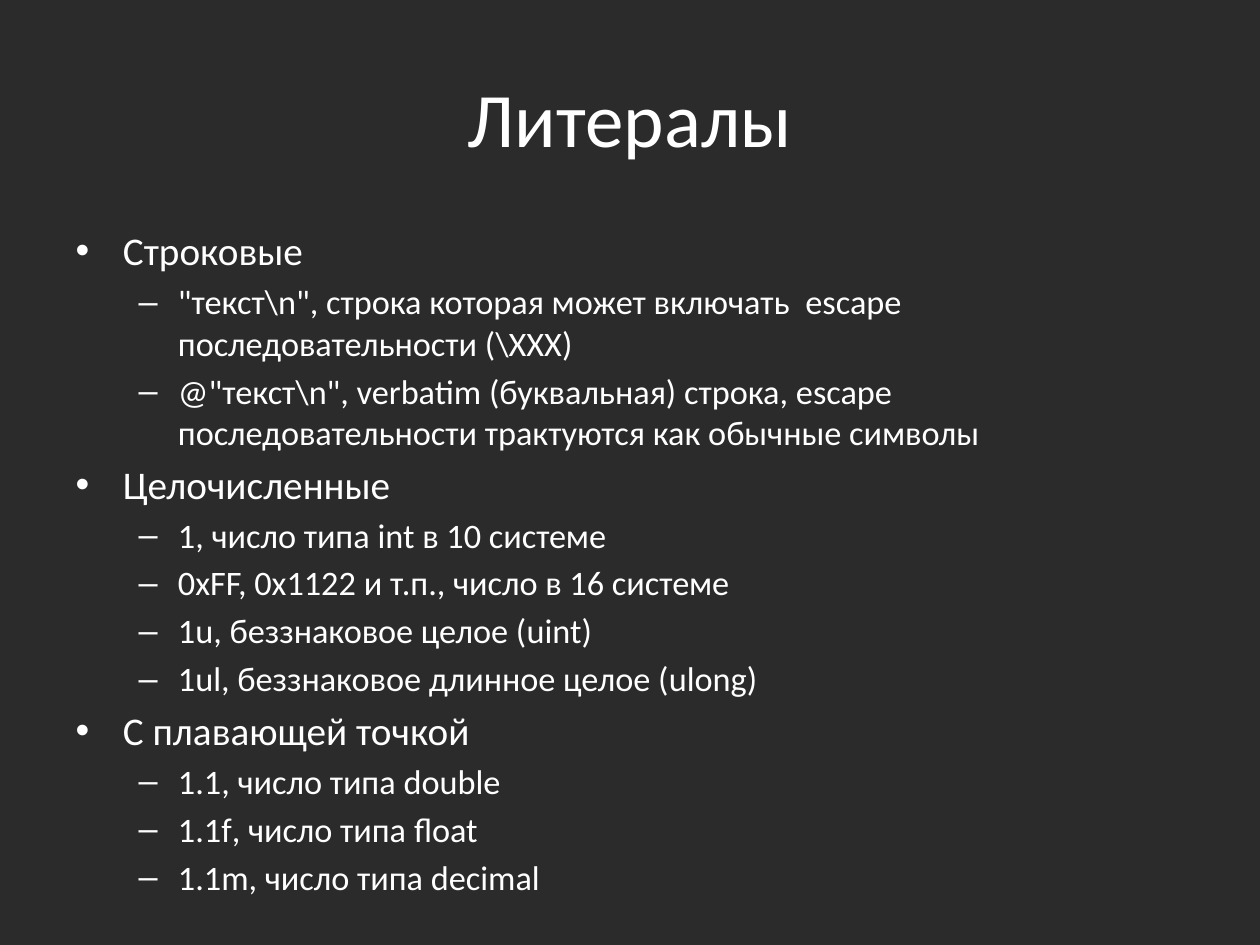
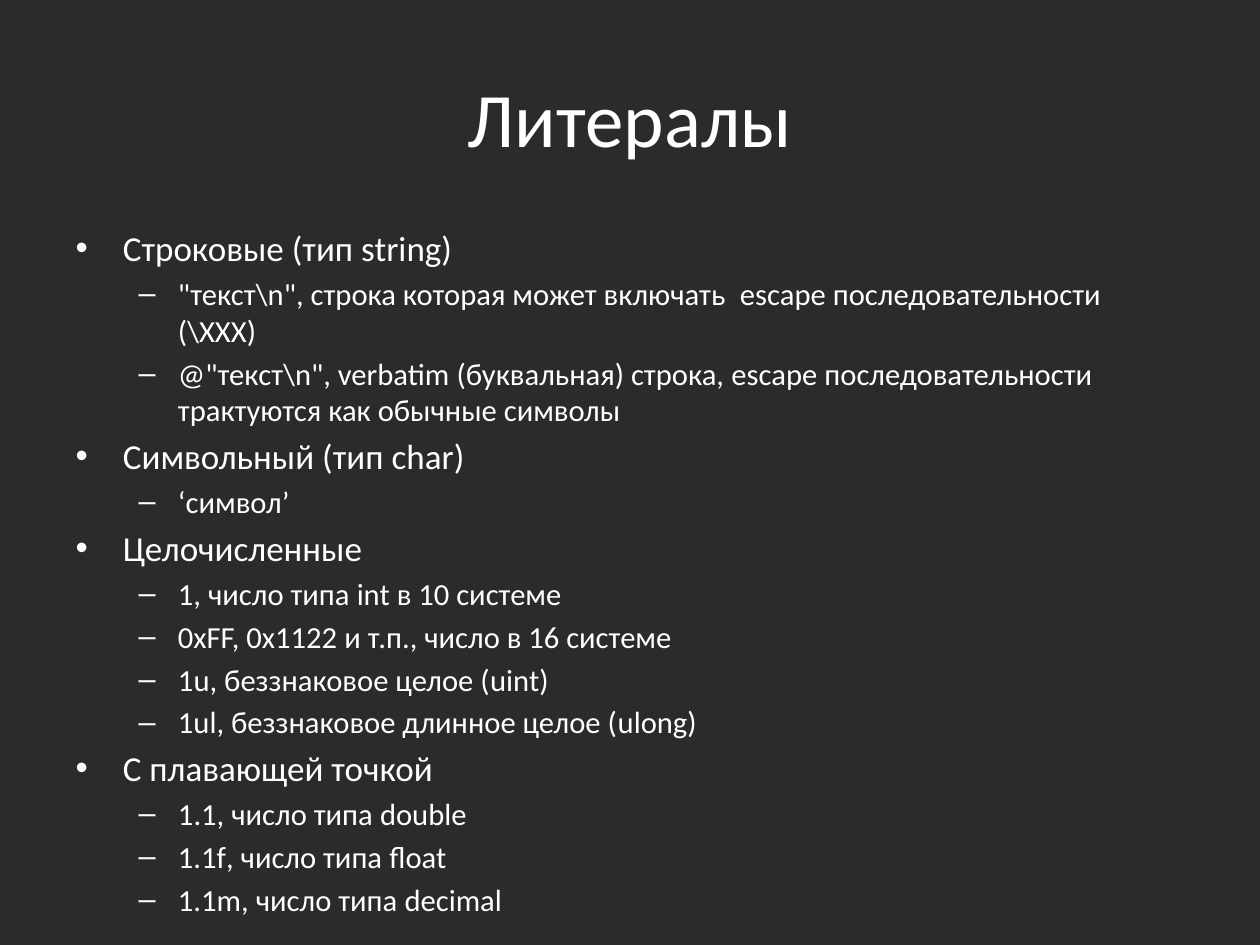
Before and after one commit to bazile/Training, a slide deck: slide 17 of Presentation/lesson-01.pptx. Drawn at 1260x945 pixels with LibreOffice and Linux fonts; fonts in the diff are those of the drawing; background and template pictures are left out; a plain dark background stands for a picture behind light text. Boxes give left, top, right and bottom in pixels: in the first picture for what was removed or moved away, otherwise in the second. Text is boxed around its words. In the diff, an @@ line names an element or a change of style, - is before the commit and + after.

Commit message:
Added char literal

```diff
--- a/Presentation/lesson-01.pptx
+++ b/Presentation/lesson-01.pptx
@@ text at (x1=123, y1=235, x2=452, y2=267): text changed; size 22.4 to 20 pt @@
-• Строковые
+• Строковые (тип string)
@@ text at (x1=123, y1=283, x2=1101, y2=915): size 19.6 to 17.5 pt in ""текст\n", строка которая может включать escape последовател ...", "@"текст\n", verbatim (буквальная) строка, escape последовате ...", "1, число типа int в 10 системе", "0xFF, 0x1122 и т.п., число в 16 ..." and 5 more places; size 22.4 to 20 pt in "Целочисленные", "С плавающей точкой" @@
@@ text at (x1=123, y1=443, x2=465, y2=514): paragraphs added @@
+• Символьный (тип char)
+  – ‘символ’
```
